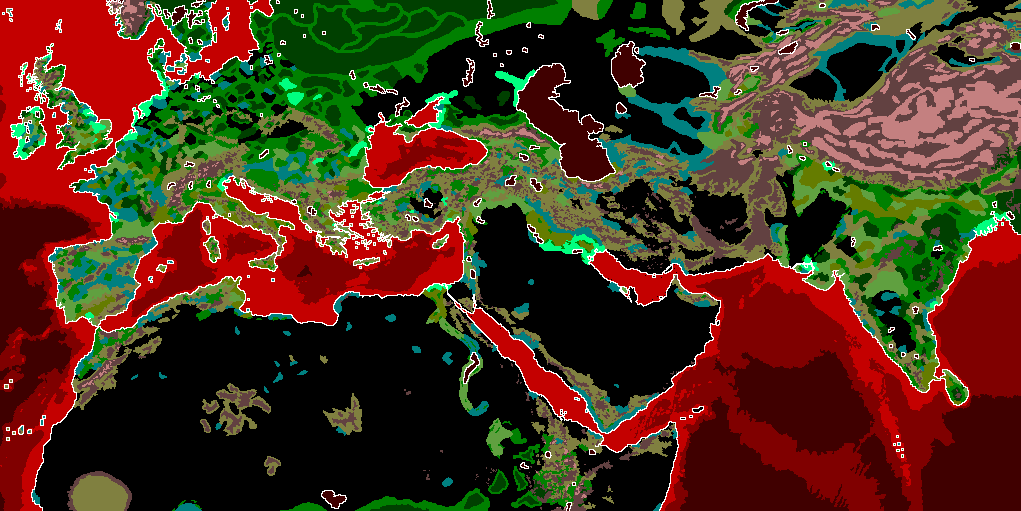
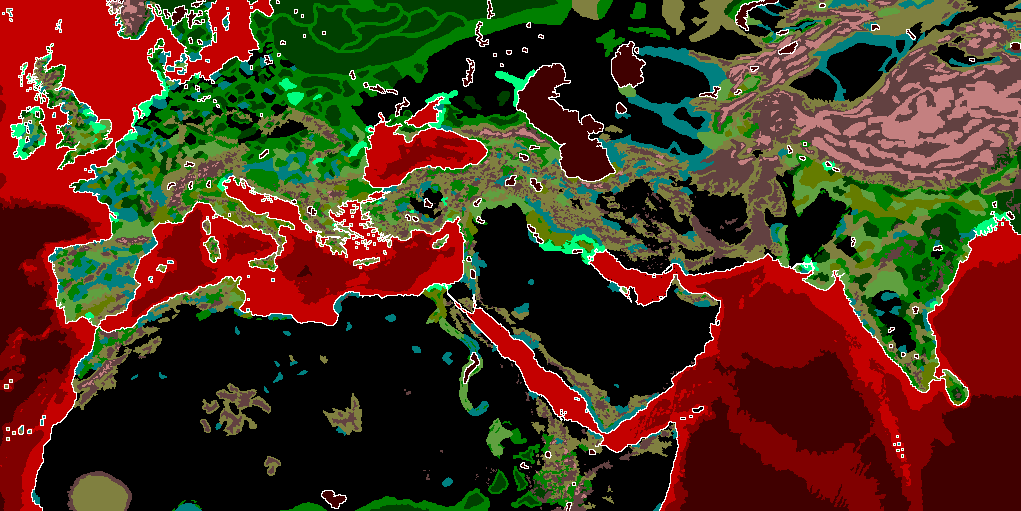
Revision of a layered 1021×511 image; what changed, layer by layer:
painted on "map_ground_types" over 288, 130, 335, 175
